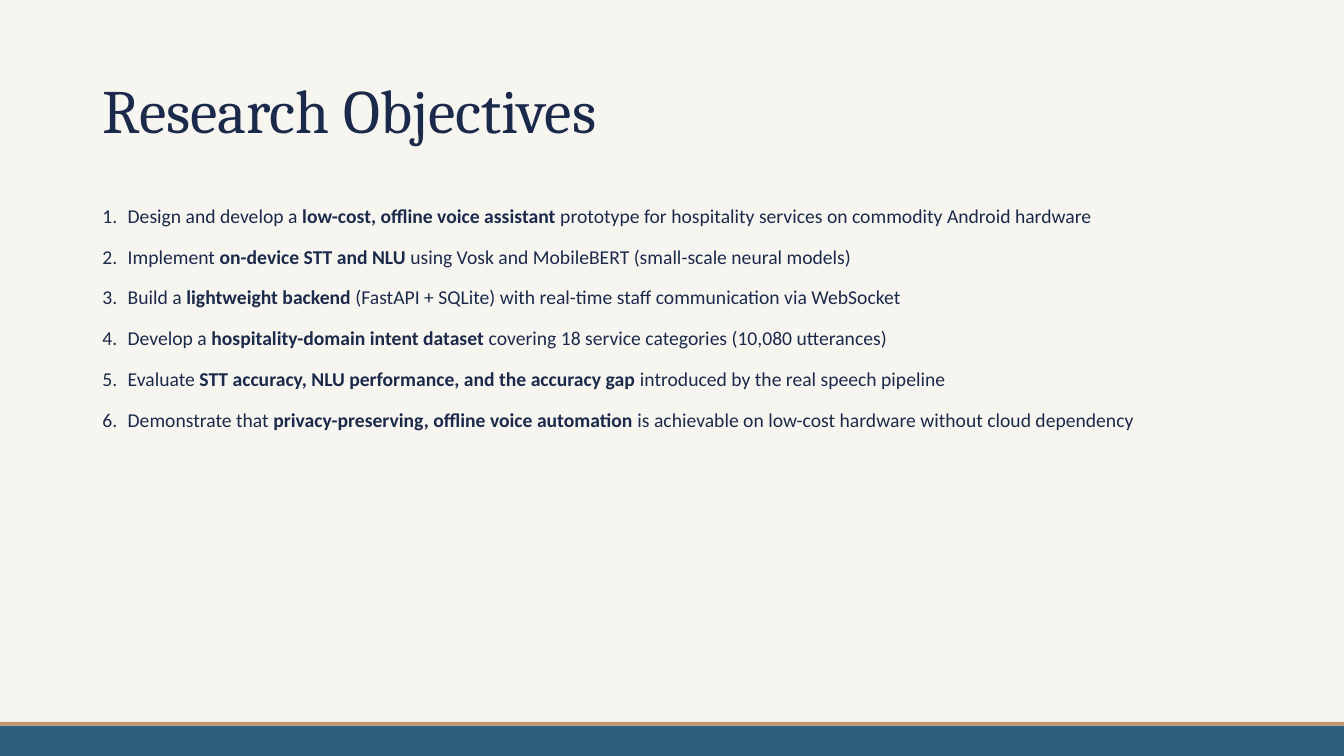
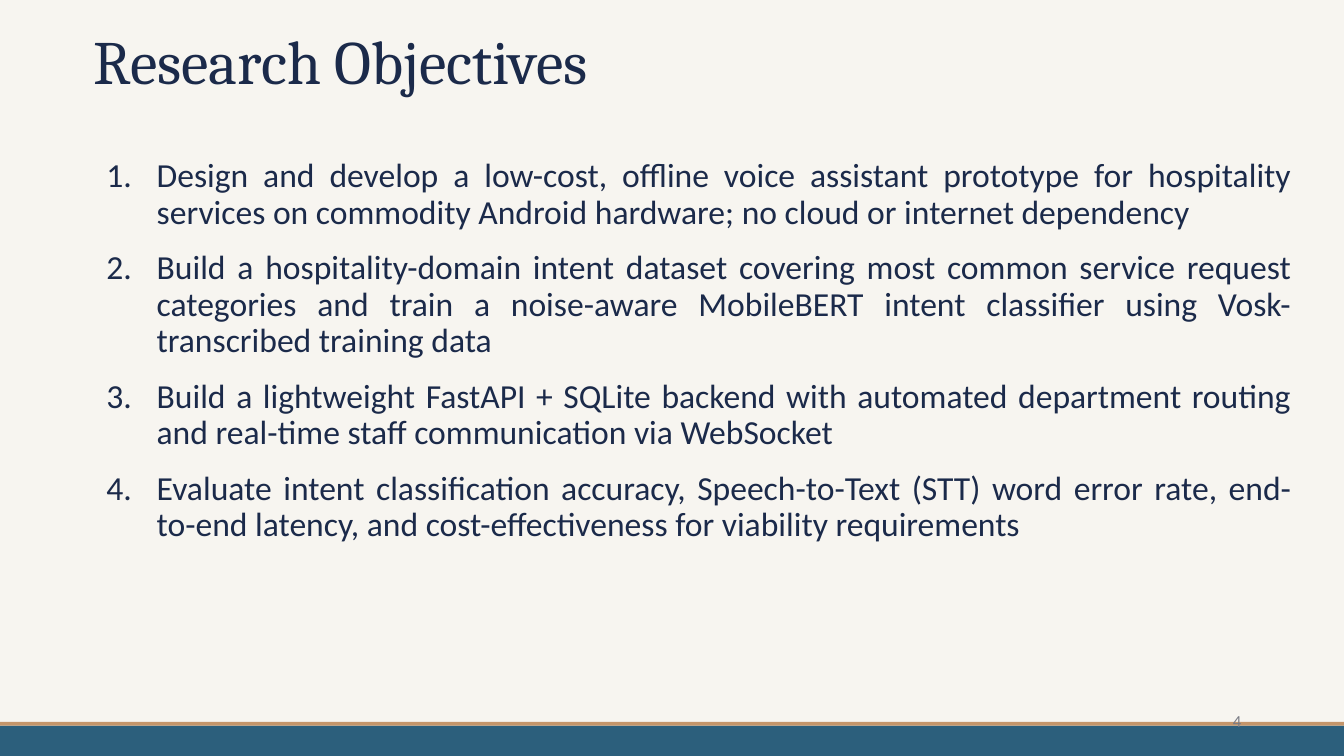
Before and after one commit to mdpw/msc-research, a slide deck: slide 4 of documents/Viva Presentation.pptx (slide 3 before the commit). Drawn at 1344x756 pixels with LibreOffice and Linux fonts; fonts in the diff are those of the drawing. Boxes give left, top, right and bottom in pixels: in the first picture for what was removed or moved away, otherwise in the second. Text is boxed around its words. In the diff, an @@ line names an element or a change of style, - is before the commit and + after.

Commit message:
ppt updated

```diff
--- a/documents/Viva Presentation.pptx
+++ b/documents/Viva Presentation.pptx
@@ title "Research Objectives": place and size @@
-title "Research Objectives" at <box>102,90,597,147</box>
+title "Research Objectives" at <box>94,41,588,98</box>
@@ text at <box>157,163,1291,542</box>: text changed; size 14 to 24 pt @@
-1. Design and develop a low-cost, offline voice assistant prototype for hospitality services on commodity Android hardware
-2. Implement on-device STT and NLU using Vosk and MobileBERT (small-scale neural models)
-3. Build a lightweight backend (FastAPI + SQLite) with real-time staff communication via WebSocket
-4. Develop a hospitality-domain intent dataset covering 18 service categories (10,080 utterances)
-5. Evaluate STT accuracy, NLU performance, and the accuracy gap introduced by the real speech pipeline
-6. Demonstrate that privacy-preserving, offline voice automation is achievable on low-cost hardware without cloud dependency
+1. Design and develop a low-cost, offline voice assistant prototype for hospitality services on commodity Android hardware; no cloud or internet dependency
+2. Build a hospitality-domain intent dataset covering most common service request categories and train a noise-aware MobileBERT intent classifier using Vosk-transcribed training data
+3. Build a lightweight FastAPI + SQLite backend with automated department routing and real-time staff communication via WebSocket
+4. Evaluate intent classification accuracy, Speech-to-Text (STT) word error rate, end-to-end latency, and cost-effectiveness for viability requirements
@@ page number added at <box>1233,714,1241,732</box>, 12 pt, text #7A7D86 @@
+4
```
Also in this commit, not shown: 12 other slides changed, 4 slides added, 1 slide removed, 1 other file.
